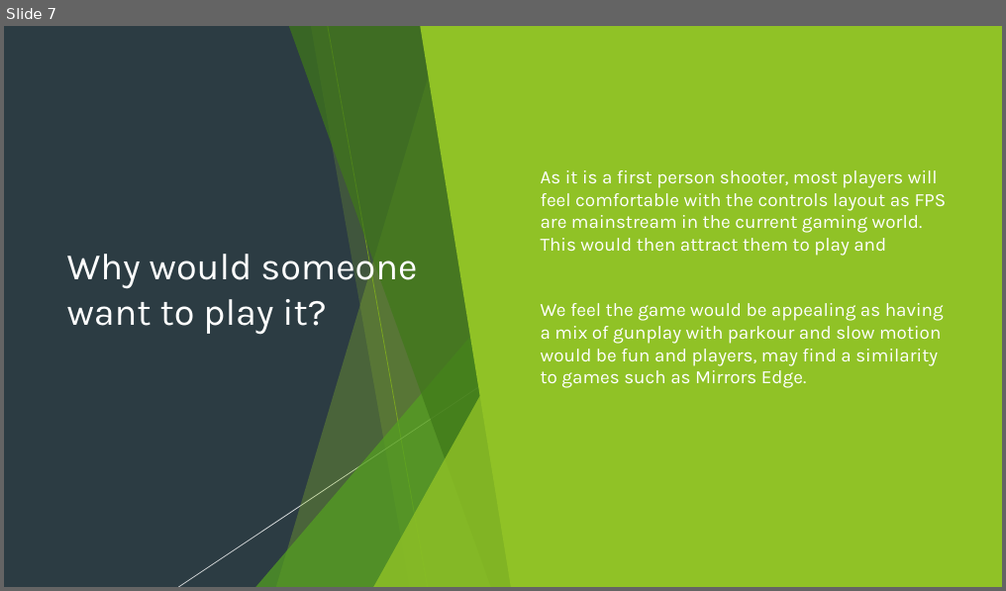
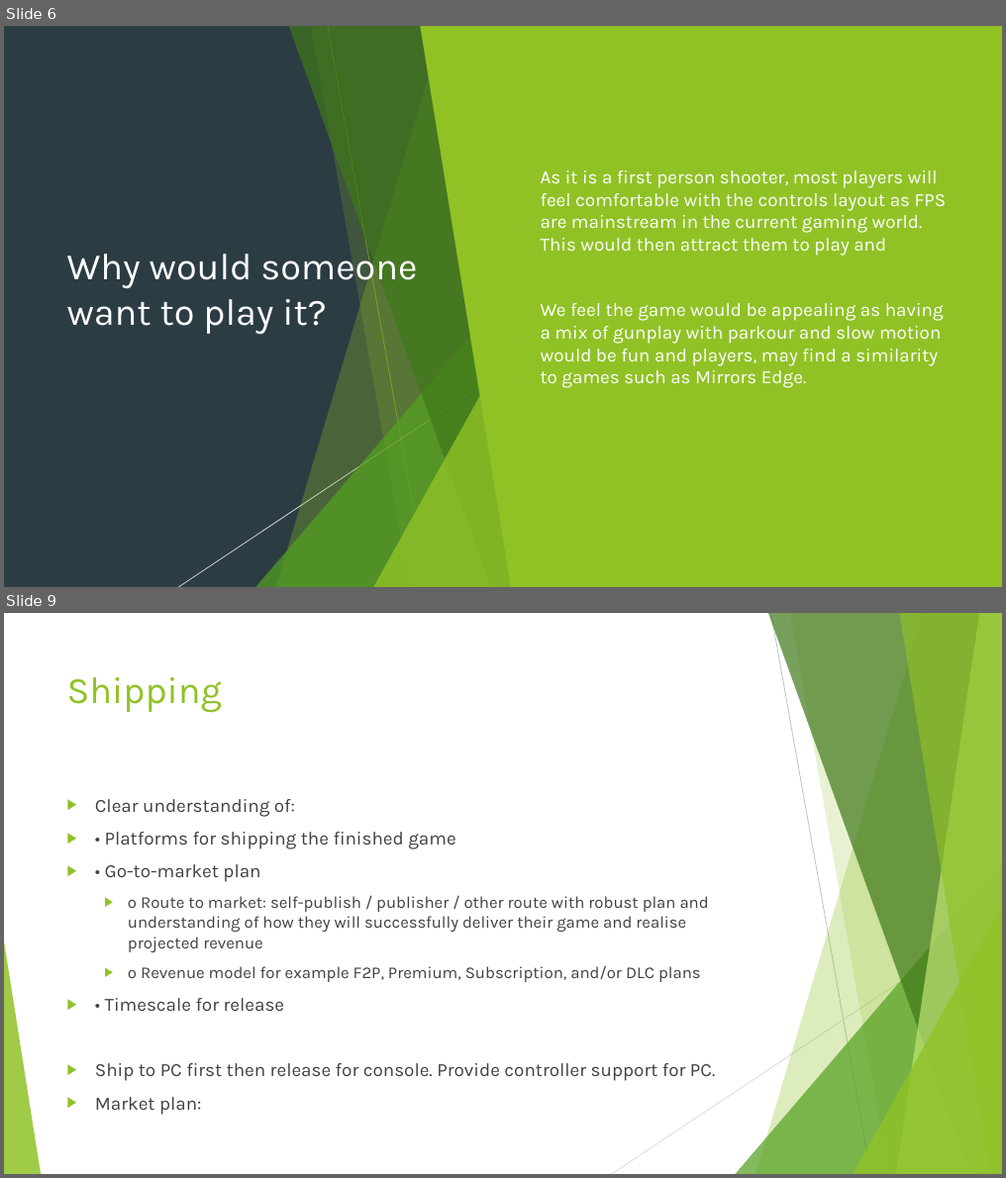
Before and after one commit to Pilokio/Tranzfuser, a slide deck: Virtual Pitch Presentation/Pitch.pptx. Shown one above the other, each under a label of ours: slide 7 before the commit, slides 6 and 9 after it; the slides between them are not shown. The pictures are 1006x591 and 1006x1178 pixels, drawn with LibreOffice and Linux fonts; fonts in the diff are those of the drawing. Boxes give left, top, right and bottom in pixels: in the first picture for what was removed or moved away, otherwise in the second. Text is boxed around its words. In the diff, an @@ line names an element or a change of style, - is before the commit and + after.

```diff
--- a/Virtual Pitch Presentation/Pitch.pptx
+++ b/Virtual Pitch Presentation/Pitch.pptx
@@ slide 9 added at box(4, 613, 1002, 1174), background #FFFFFF; not listed: 8 template elements that a slide beside it also shows @@
@@ line added from (771, 613) to (871, 1174), #BFBFBF 0.75 pt @@
@@ title added at box(67, 677, 222, 713), 36 pt, text #90C226 @@
+Shipping
@@ text added at box(95, 799, 715, 1115), 16 pt, text #404040 @@
+▶ Clear understanding of:
+▶ • Platforms for shipping the finished game
+▶ • Go-to-market plan
+  ▶ o Route to market: self-publish / publisher / other route with robust plan and understanding of how they will successfully deliver their game and realise projected revenue
+  ▶ o Revenue model for example F2P, Premium, Subscription, and/or DLC plans
+▶ • Timescale for release
+▶ Ship to PC first then release for console. Provide controller support for PC.
+▶ Market plan:
@@ line added from (1002, 915) to (612, 1174), #D9D9D9 0.75 pt @@
@@ what was slide 7 is now slide 6 @@
```
Also in this commit, not shown: 3 other slides added, 1 slide removed.
